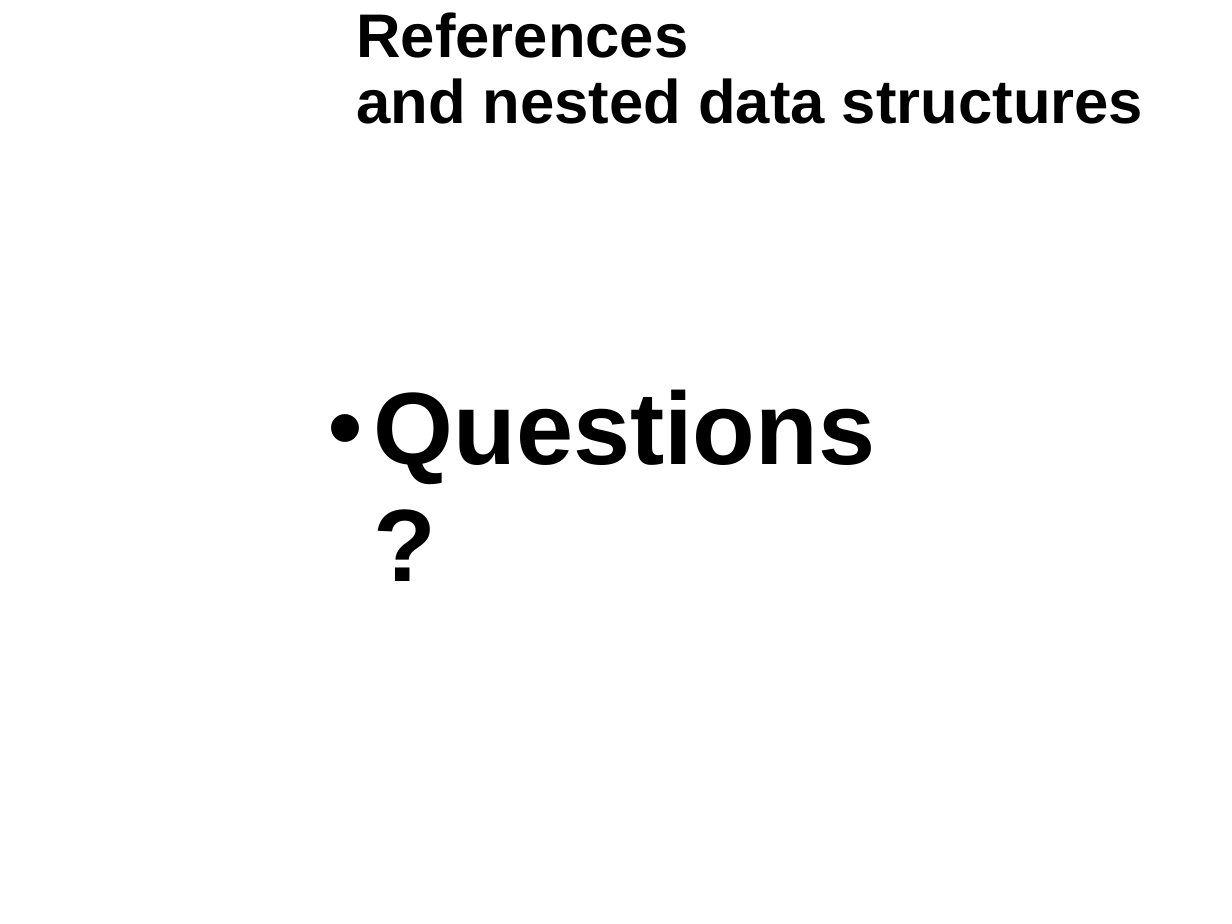
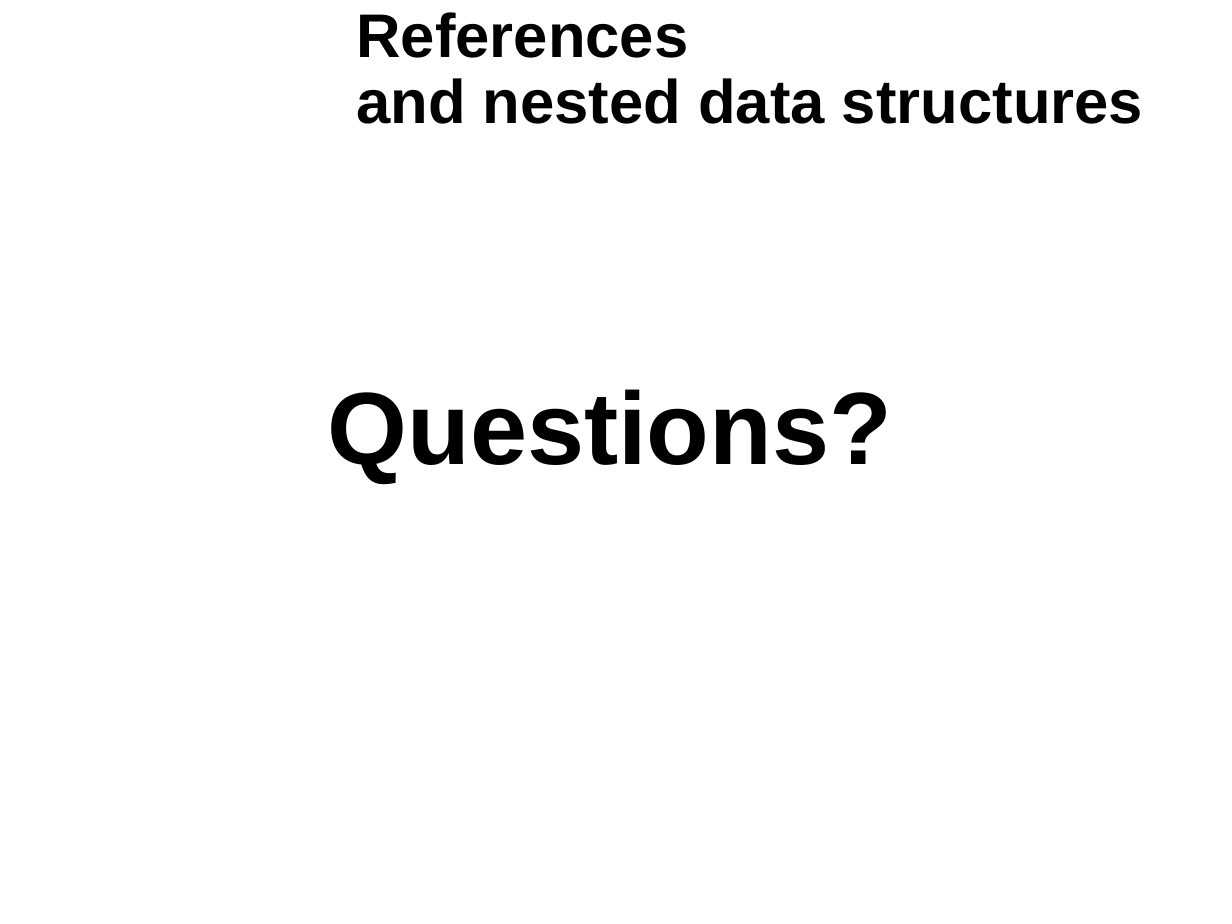
Before and after one commit to kberov/PerlProgrammingCourse, a slide deck: slide 12 of 08_references.odp. Drawn at 1232x924 pixels with LibreOffice and Linux fonts; fonts in the diff are those of the drawing; background and template pictures are left out. Boxes give left, top, right and bottom in pixels: in the first picture for what was removed or moved away, otherwise in the second. Text is boxed around its words. In the diff, an @@ line names an element or a change of style, - is before the commit and + after.

Commit message:
references updated

```diff
--- a/08_references.odp
+++ b/08_references.odp
@@ text "Questions?" at [328,389,892,484]: bullet • to none @@
```
Also in this commit, not shown: 7 other slides changed.
